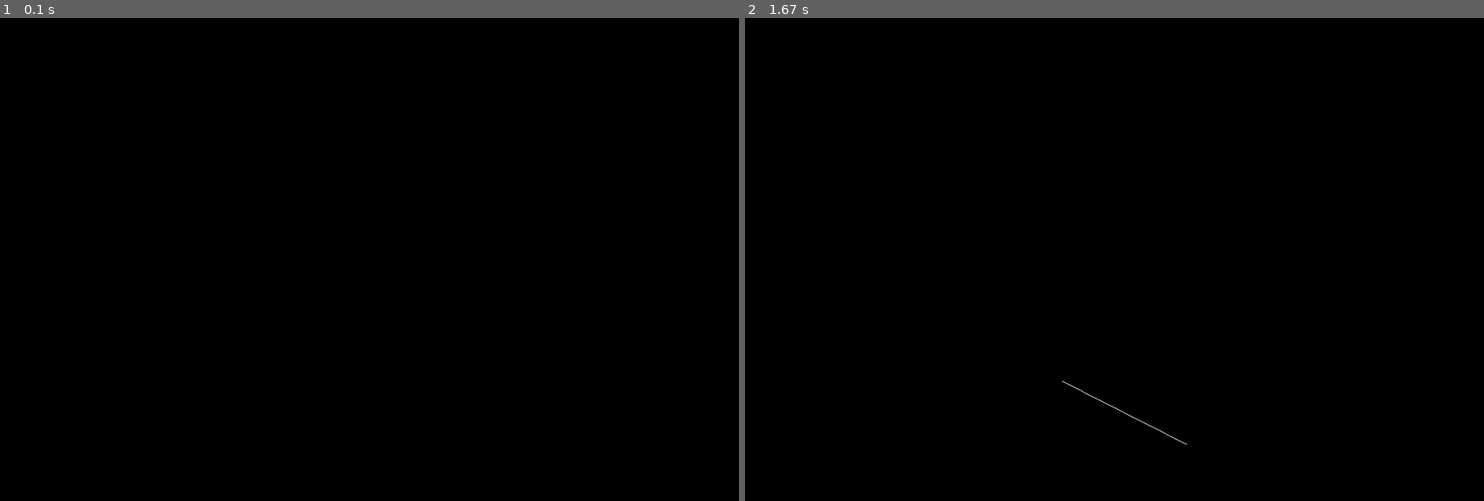
Above: before the commit, frames 1-2 (left to right).
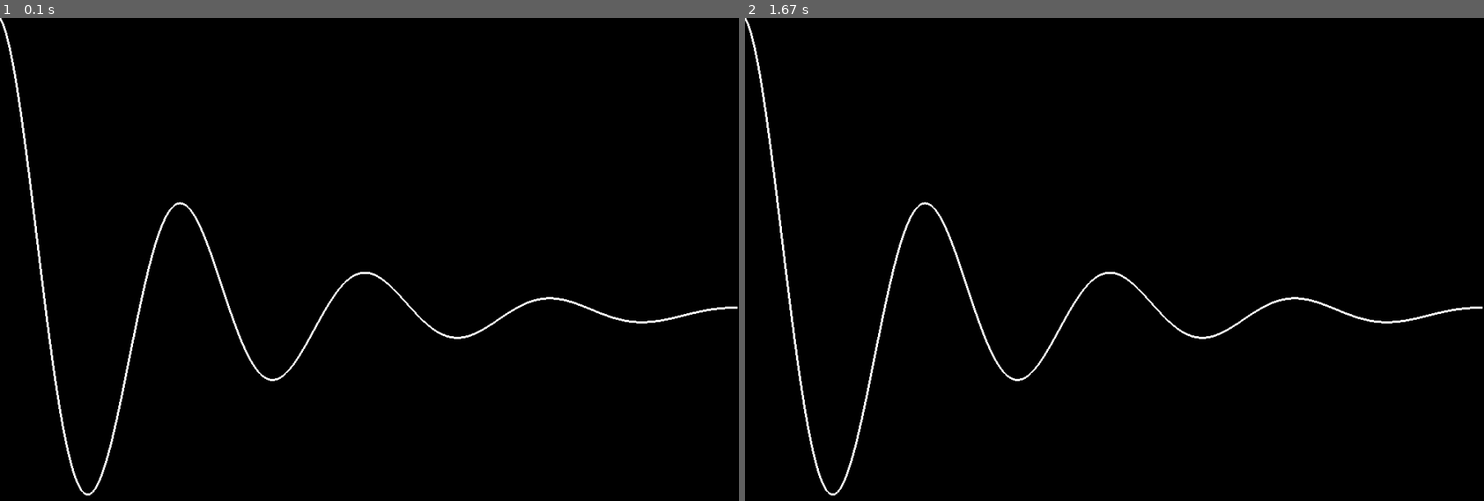
Above: after the commit, the same moments.

Repository: Stytch/H3DPyOpenGL
Game: pygame game, started from Lines.py
Two runs of this game, one before a commit and one after it. Both use one fixed random seed, a clock stepped at 60 frames per second and the inputs below.
Inputs (mouse positions are in pixels of both pictures, inside the frame that each line leads up to):
- Up to frame 1 (0.1 s): no input
- Up to frame 2 (1.67 s): press the mouse at (937, 317) at 0.37 s; move the mouse to (1062, 380) at 0.47 s; release the mouse at (1188, 443) at 0.6 s

The runs differ from the first frame. In frame 1, 1.2% of the frame differs, in the area x 0-100%, y 0-99%; in frame 2, 1.3%.

Commit message:
[lines]Draw graph with lines

Diff:
--- a/Lines.py
+++ b/Lines.py
@@ -1,3 +1,5 @@
+import math
+import numpy as np
 import pygame
 from pygame.locals import *
 from OpenGL.GL import *
@@ -7,8 +9,10 @@
 
 screen_width = 1000
 screen_height = 800
-ortho_width = 640
-ortho_height = 480
+ortho_left = 0
+ortho_right = 4
+ortho_top = -1
+ortho_bottom = 1
 
 screen = pygame.display.set_mode((screen_width, screen_height), DOUBLEBUF | OPENGL)
 pygame.display.set_caption('OpenGL in Python')
@@ -17,13 +21,23 @@
 def init_ortho():
     glMatrixMode(GL_PROJECTION)
     glLoadIdentity()
-    gluOrtho2D(0, 640, 0, 480)
+    gluOrtho2D(ortho_left, ortho_right, ortho_top, ortho_bottom)
 
 
 def plot_point(my_points):
     glBegin(GL_POINTS)
     for p in my_points:
         glVertex2f(p[0], p[1])
+    glEnd()
+
+
+def plot_graph():
+    glBegin(GL_LINE_STRIP)
+    px: GL_DOUBLE
+    py: GL_DOUBLE
+    for px in np.arange(0, 4, 0.005):
+        py = math.exp(-px)*math.cos(2*math.pi*px)
+        glVertex2f(px, py)
     glEnd()
 
 
@@ -38,7 +52,7 @@
 done = False
 init_ortho()
 glPointSize(5)
-
+glLineWidth(3)
 lines = []
 mouse_is_down = False
 while not done:
@@ -47,8 +61,8 @@
             done = True
         elif mouse_is_down and event.type == MOUSEMOTION:
             p = pygame.mouse.get_pos()
-            points.append((map_value(0, screen_width, 0, ortho_width, p[0]),
-                           map_value(0, screen_height, ortho_height, 0, p[1])))
+            points.append((map_value(0, screen_width, ortho_left, ortho_right, p[0]),
+                           map_value(0, screen_height, ortho_bottom, ortho_top, p[1])))
         elif event.type == MOUSEBUTTONDOWN:
             points = []
             lines.append(points)
@@ -61,7 +75,8 @@
     glMatrixMode(GL_MODELVIEW)
     glLoadIdentity()
 
-    plot_lines(lines)
+    #plot_lines(lines)
+    plot_graph()
 
     pygame.display.flip()
     pygame.time.wait(10)
